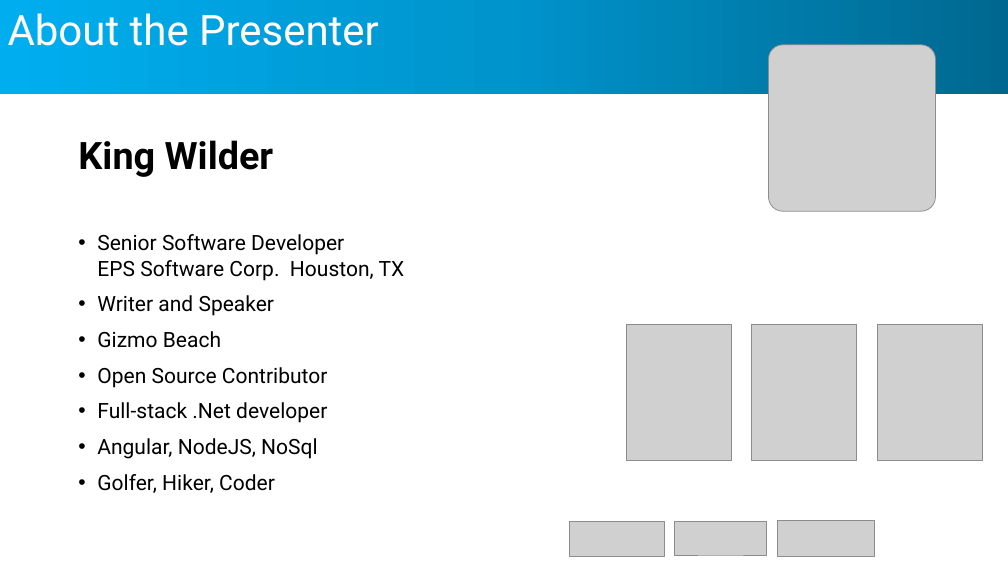
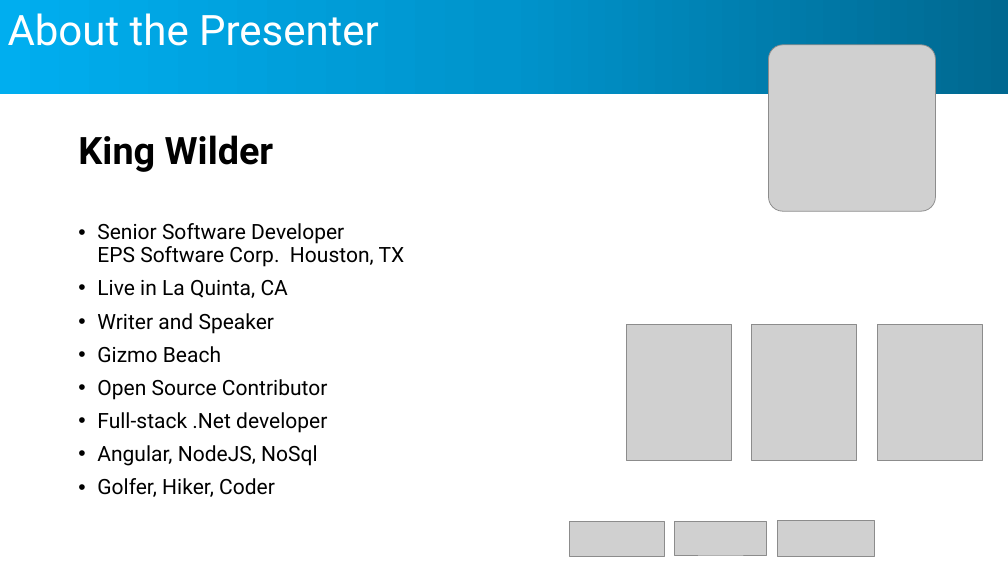
Before and after one commit to kahanu/AzureBootcamp2017, a slide deck: slide 4 of Azure-Bootcamp-Los-Angeles-April-2017.pptx. Drawn at 1008x567 pixels with LibreOffice and Linux fonts; fonts in the diff are those of the drawing; grey boxes stand for pictures; background and template pictures are left out. Boxes give left, top, right and bottom in pixels: in the first picture for what was removed or moved away, otherwise in the second. Text is boxed around its words. In the diff, an @@ line names an element or a change of style, - is before the commit and + after.

```diff
--- a/Azure-Bootcamp-Los-Angeles-April-2017.pptx
+++ b/Azure-Bootcamp-Los-Angeles-April-2017.pptx
@@ text at bbox=[78, 135, 405, 497]: line spacing 1 to 0.9 @@
@@ text at bbox=[97, 280, 288, 298]: paragraph added @@
+• Live in La Quinta, CA
```
Also in this commit, not shown: 3 other slides changed.
